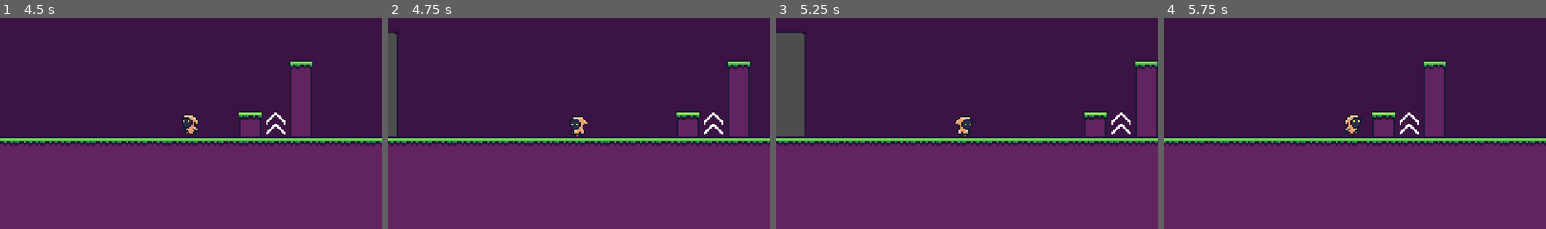
Above: before the commit, frames 1-4 (left to right).
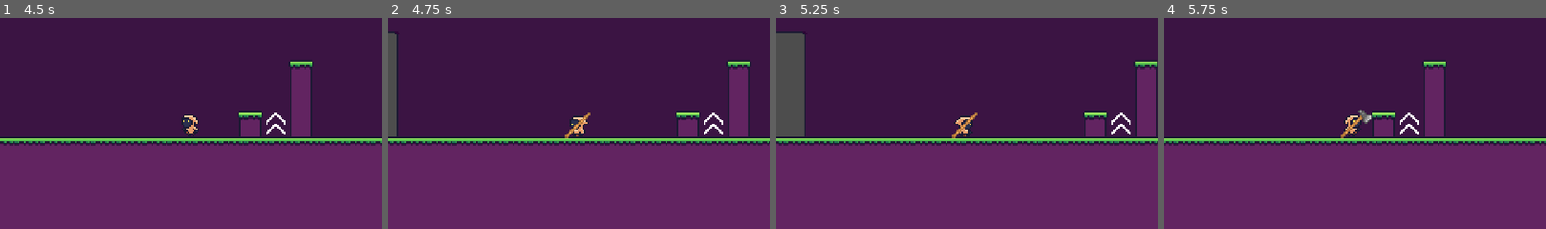
Above: after the commit, the same moments.

Repository: roquesystemexe/aril-and-iram
Game: Godot game, scene res://Scenes/Menus/main_menu.tscn
Two runs of this game, one before a commit and one after it. Both use one fixed random seed, a clock stepped at 60 frames per second and the inputs below.
Inputs (mouse positions are % of the whole screen's width and height, from its top left):
- Up to frame 1 (4.5 s): click (50, 81) at 0.5 s; click (27, 89) at 1.25 s; click (19, 81) at 2 s; tap Enter (ui_accept) at 2.75 s; hold D (move_right) 2.78-4.28 s; tap Q (dash) at 2.85 s; tap Space (jump) at 3.02, 3.77 s; tap E (interact) at 3.05, 3.6 s; tap 1 (number_1, bound only after the commit) at 3.8, 4.35 s; hold A (move_left) from 4.28 s (still down)
- Up to frame 2 (4.75 s): keep holding A (move_left); tap 2 (number_2, bound only after the commit) at 4.55 s
- Up to frame 3 (5.25 s): release A (move_left) at 5.03 s; hold D (move_right) from 5.03 s (still down); tap 2 (number_2, bound only after the commit) at 5.1 s
- Up to frame 4 (5.75 s): keep holding D (move_right); tap Space (jump) at 5.27 s; tap 3 (number_3, bound only after the commit) at 5.3 s
The pictures show only the part of the screen within x 25-75%, y 26-76%; the shares and areas given below are measured in that part.

Frame 1 is identical in both runs. In frame 2, 0.1% of the frame differs, in the area x 46-53%, y 44-58%; in frame 3, 0.1%; in frame 4, 0.2%, in the area x 46-55%, y 43-58%.

Commit message:
Added weapon selection

Diff:
--- a/Scenes/Menus/Options.tscn
+++ b/Scenes/Menus/Options.tscn
@@ -76,7 +76,7 @@
 [node name="MainMenuButton" type="Button" parent="HBoxContainer" unique_id=365231952]
 layout_mode = 2
 size_flags_horizontal = 3
-focus_neighbor_right = NodePath("../ExitButton")
+focus_neighbor_right = NodePath("../GoBackButton")
 theme_override_font_sizes/font_size = 35
 icon = ExtResource("2_0yfcm")
 flat = true
@@ -87,6 +87,8 @@
 visible = false
 layout_mode = 2
 size_flags_horizontal = 3
+focus_neighbor_left = NodePath("../MainMenuButton")
+focus_neighbor_right = NodePath("../ExitButton")
 icon = ExtResource("3_3mkek")
 flat = true
 icon_alignment = 1
@@ -95,7 +97,7 @@
 [node name="ExitButton" type="Button" parent="HBoxContainer" unique_id=1511111426]
 layout_mode = 2
 size_flags_horizontal = 3
-focus_neighbor_left = NodePath("../MainMenuButton")
+focus_neighbor_left = NodePath("../GoBackButton")
 theme_override_font_sizes/font_size = 35
 icon = ExtResource("2_kdaex")
 flat = true
--- a/Scripts/Handlers/debug_monitor.gd
+++ b/Scripts/Handlers/debug_monitor.gd
@@ -22,5 +22,7 @@
 			"Dash: " + str(GameManager.dash_enabled) + "\n" +
 			"CP Double Jump: " + str(GameManager.checkpoint_djump) + "\n" +
 			"CP Dash: " + str(GameManager.checkpoint_dash) + "\n" +
-			"Is Interacting: " + str(GameManager.is_interacting)
+			"Is Interacting: " + str(GameManager.is_interacting) + "\n" +
+			"GameMode: " + GameManager.GameMode.keys()[GameManager.curr_gamemode] + "\n" +
+			"Weapon: " + WeaponManager.WeaponType.keys()[GameManager.curr_weapon]
 		)
--- a/Scripts/Handlers/game_manager.gd
+++ b/Scripts/Handlers/game_manager.gd
@@ -12,6 +12,11 @@
 var checkpoint_dash: bool = false;
 var is_interacting: bool = false;
 var collected_items: Array[String] = []
+var curr_gamemode: GameMode
+var curr_weapon: WeaponManager.WeaponType
+
+func _ready() -> void:
+	set_gamemode(GameMode.PLATFORMER)
 
 func register_item(id: String):
 	if not collected_items.has(id):
@@ -19,3 +24,6 @@
 
 func is_item_collected(id: String) -> bool:
 	return collected_items.has(id)
+
+func set_gamemode(gamemode: GameMode):
+	curr_gamemode = gamemode
--- a/Scripts/Handlers/input_handler.gd
+++ b/Scripts/Handlers/input_handler.gd
@@ -5,6 +5,7 @@
 	if Input.is_action_just_pressed("restart"):
 		GameManager.has_checkpoint = false;
 		GameManager.dJump_enabled = false;
+		GameManager.dash_enabled = false;
 		return true;
 	else:
 		return false;
@@ -42,3 +43,26 @@
 	else:
 		GameManager.is_interacting = false;
 		return false;
+
+
+func get_weapon_selection() -> int:
+	if Input.is_action_just_pressed("number_1"):
+		return 1;
+	elif Input.is_action_just_pressed("number_2"):
+		return 2;
+	elif Input.is_action_just_pressed("number_3"):
+		return 3;
+	elif Input.is_action_just_pressed("number_4"):
+		return 4;
+	elif Input.is_action_just_pressed("number_5"):
+		return 5;
+	elif Input.is_action_just_pressed("number_6"):
+		return 6;
+	elif Input.is_action_just_pressed("number_7"):
+		return 7;
+	elif Input.is_action_just_pressed("number_8"):
+		return 8;
+	elif Input.is_action_just_pressed("number_9"):
+		return 9;
+	else:
+		return 0;
--- a/Scripts/Handlers/options.gd
+++ b/Scripts/Handlers/options.gd
@@ -14,7 +14,7 @@
 	return current_scene != null and current_scene.is_in_group("Level")
 
 func open_menu() -> void:
-	var current_scene := get_tree().current_scene
+#	var _current_scene := get_tree().current_scene
 
 	if _is_in_level():
 		get_tree().paused = true
--- a/Scripts/Handlers/player_movement.gd
+++ b/Scripts/Handlers/player_movement.gd
@@ -12,19 +12,22 @@
 var dCooldown = 0;							# Dash Cooldown
 var input_handler := InputHandler.new();
 var direction = 1;
+var weapon_index := 0
+
+var weapon_order := [
+	WeaponManager.WeaponType.NONE,
+	WeaponManager.WeaponType.TOOTHPICK,
+	WeaponManager.WeaponType.AXE
+]
 
 
-var weapon_order := [
-	WeaponManager.WeaponType.NONE
-]
 
-var weapon_index := 0
 
 func _ready() -> void:
 	# Sync the player state with the GameManager when the level starts
 	double_jump = GameManager.dJump_enabled
 	dash = GameManager.dash_enabled
-	apply_weapon()
+	apply_weapon(weapon_index)
 
 func _physics_process(delta: float) -> void:
 	if velocity.x > 0:
@@ -49,6 +52,12 @@
 		dCooldown = dash_cooldown;
 
 	#==================================================== Jumping
+	var i_frames := 1000;
+	if is_on_floor():
+		i_frames = 50;
+	elif i_frames > 0:
+		i_frames =- 1;
+
 	if is_on_floor():
 		if GameManager.dJump_enabled:
 			double_jump = true;
@@ -59,10 +68,21 @@
 			velocity.y -= jump_force * delta * 100;
 			double_jump = false;
 
+	#==================================================== Weapon Equipping
+	if input_handler.get_weapon_selection() != 0:
+		var sel := input_handler.get_weapon_selection()
+		#print("Weapon selection raw: ", sel)
+		apply_weapon(sel - 1)
+
+
 
 	move_and_slide();
-
 	input_handler.get_interact()
 
-func apply_weapon() -> void:
+func apply_weapon(weapon_ind: int) -> void:
+	if weapon_ind >= weapon_order.size():
+		weapon_ind = 0
+
+	weapon_index = weapon_ind
 	weapon.set_weapon_type(weapon_order[weapon_index])
+	GameManager.curr_weapon = weapon_order[weapon_index]
--- a/Scripts/Weapons/weapon_manager.gd
+++ b/Scripts/Weapons/weapon_manager.gd
@@ -12,6 +12,7 @@
 # 🔥 IMPORTANT: who is using this weapon (player or enemy)
 var attacker: CharacterBody2D
 
+@export var none_texture: Texture2D
 @export var toothpick_texture: Texture2D
 @export var axe_texture: Texture2D
 @export var mace_texture: Texture2D
@@ -84,6 +85,9 @@
 
 func update_weapon():
 	match weapon_type:
+		WeaponType.NONE:
+			sprite.texture = none_texture
+
 		WeaponType.TOOTHPICK:
 			sprite.texture = toothpick_texture
 
--- a/project.godot
+++ b/project.godot
@@ -109,6 +109,51 @@
 "events": [Object(InputEventKey,"resource_local_to_scene":false,"resource_name":"","device":-1,"window_id":0,"alt_press …(192 unchanged characters)…
 ]
 }
+number_1={
+"deadzone": 0.2,
+"events": [Object(InputEventKey,"resource_local_to_scene":false,"resource_name":"","device":-1,"window_id":0,"alt_pressed":false,"shift_pressed":false,"ctrl_pressed":false,"meta_pressed":false,"pressed":false,"keycode":0,"physical_keycode":49,"key_label":0,"unicode":49,"location":0,"echo":false,"script":null)
+]
+}
+number_2={
+"deadzone": 0.2,
+"events": [Object(InputEventKey,"resource_local_to_scene":false,"resource_name":"","device":-1,"window_id":0,"alt_pressed":false,"shift_pressed":false,"ctrl_pressed":false,"meta_pressed":false,"pressed":false,"keycode":0,"physical_keycode":50,"key_label":0,"unicode":50,"location":0,"echo":false,"script":null)
+]
+}
+number_3={
+"deadzone": 0.2,
+"events": [Object(InputEventKey,"resource_local_to_scene":false,"resource_name":"","device":-1,"window_id":0,"alt_pressed":false,"shift_pressed":false,"ctrl_pressed":false,"meta_pressed":false,"pressed":false,"keycode":0,"physical_keycode":51,"key_label":0,"unicode":51,"location":0,"echo":false,"script":null)
+]
+}
+number_4={
+"deadzone": 0.2,
+"events": [Object(InputEventKey,"resource_local_to_scene":false,"resource_name":"","device":-1,"window_id":0,"alt_pressed":false,"shift_pressed":false,"ctrl_pressed":false,"meta_pressed":false,"pressed":false,"keycode":0,"physical_keycode":52,"key_label":0,"unicode":52,"location":0,"echo":false,"script":null)
+]
+}
+number_5={
+"deadzone": 0.2,
+"events": [Object(InputEventKey,"resource_local_to_scene":false,"resource_name":"","device":-1,"window_id":0,"alt_pressed":false,"shift_pressed":false,"ctrl_pressed":false,"meta_pressed":false,"pressed":false,"keycode":0,"physical_keycode":53,"key_label":0,"unicode":53,"location":0,"echo":false,"script":null)
+]
+}
+number_6={
+"deadzone": 0.2,
+"events": [Object(InputEventKey,"resource_local_to_scene":false,"resource_name":"","device":-1,"window_id":0,"alt_pressed":false,"shift_pressed":false,"ctrl_pressed":false,"meta_pressed":false,"pressed":false,"keycode":0,"physical_keycode":54,"key_label":0,"unicode":54,"location":0,"echo":false,"script":null)
+]
+}
+number_7={
+"deadzone": 0.2,
+"events": [Object(InputEventKey,"resource_local_to_scene":false,"resource_name":"","device":-1,"window_id":0,"alt_pressed":false,"shift_pressed":false,"ctrl_pressed":false,"meta_pressed":false,"pressed":false,"keycode":0,"physical_keycode":55,"key_label":0,"unicode":55,"location":0,"echo":false,"script":null)
+]
+}
+number_8={
+"deadzone": 0.2,
+"events": [Object(InputEventKey,"resource_local_to_scene":false,"resource_name":"","device":-1,"window_id":0,"alt_pressed":false,"shift_pressed":false,"ctrl_pressed":false,"meta_pressed":false,"pressed":false,"keycode":0,"physical_keycode":56,"key_label":0,"unicode":56,"location":0,"echo":false,"script":null)
+]
+}
+number_9={
+"deadzone": 0.2,
+"events": [Object(InputEventKey,"resource_local_to_scene":false,"resource_name":"","device":-1,"window_id":0,"alt_pressed":false,"shift_pressed":false,"ctrl_pressed":false,"meta_pressed":false,"pressed":false,"keycode":0,"physical_keycode":57,"key_label":0,"unicode":57,"location":0,"echo":false,"script":null)
+]
+}
 
 [rendering]
 
